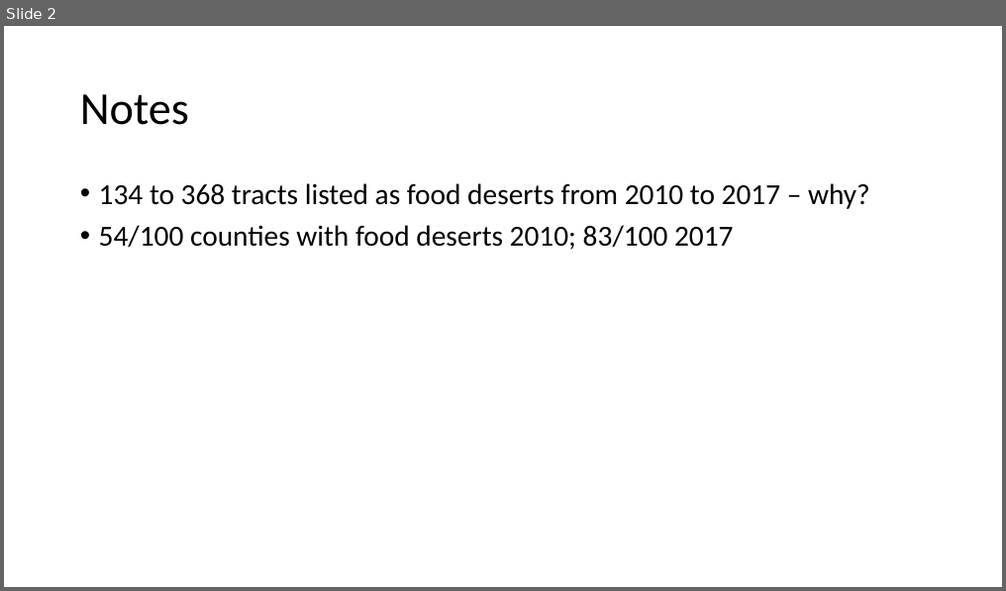
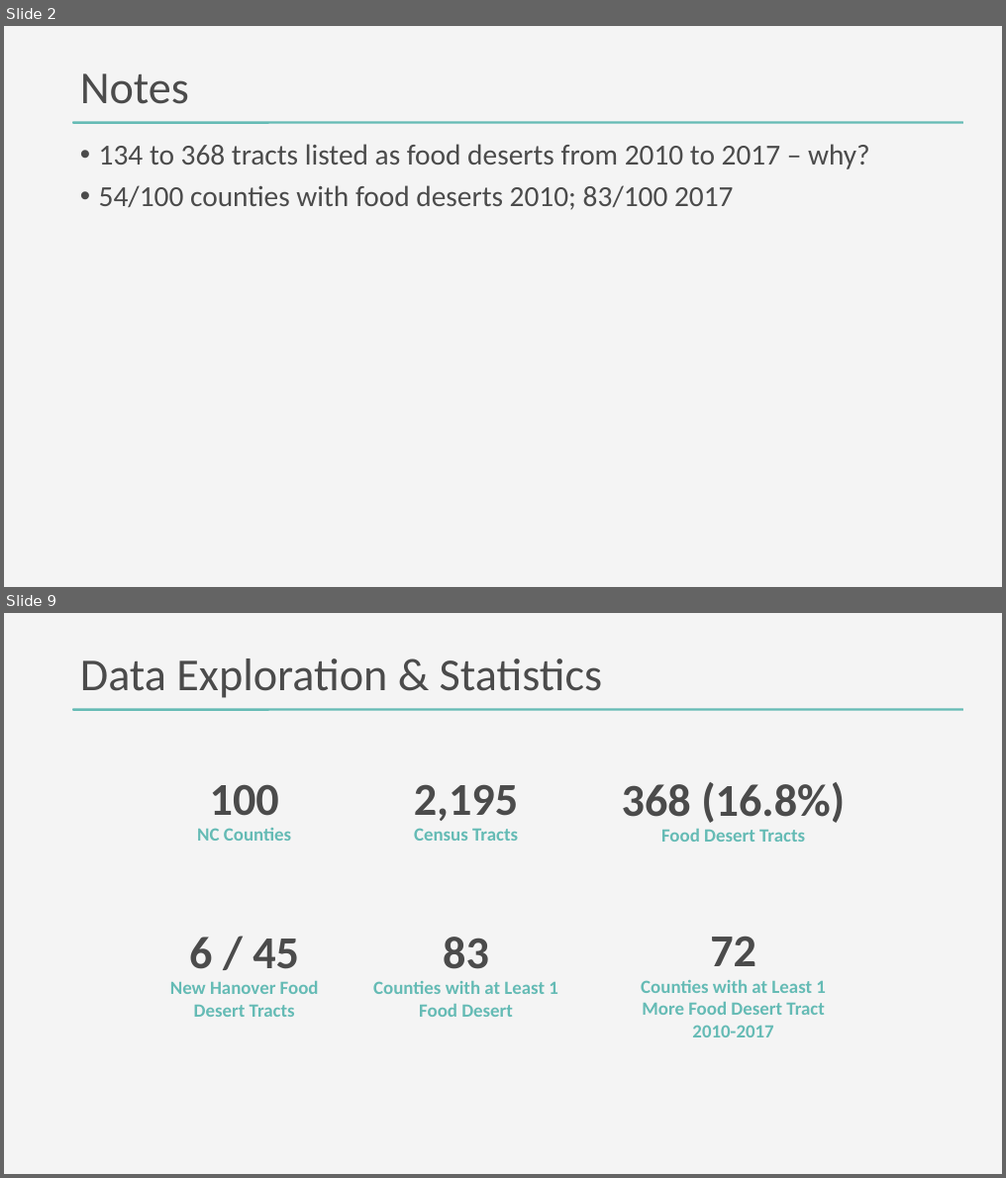
Before and after one commit to DanteHaywood/cfc_ds_screen, a slide deck: doc/2020_11_25_cfc_ds_technical_screen_haywood.pptx. Shown one above the other, each under a label of ours: slide 2 before the commit, slides 2 and 9 after it; the slides between them are not shown. The pictures are 1006x591 and 1006x1178 pixels, drawn with LibreOffice and Linux fonts; fonts in the diff are those of the drawing. Boxes give left, top, right and bottom in pixels: in the first picture for what was removed or moved away, otherwise in the second. Text is boxed around its words. In the diff, an @@ line names an element or a change of style, - is before the commit and + after.

```diff
--- a/doc/2020_11_25_cfc_ds_technical_screen_haywood.pptx
+++ b/doc/2020_11_25_cfc_ds_technical_screen_haywood.pptx
@@ slide 9 added at [4, 613, 1002, 1174], background #F4F4F4; not listed: 1 template element that a slide beside it also shows @@
@@ title added at [80, 659, 602, 698], 44 pt, text #4B4B4B @@
+Data Exploration & Statistics
@@ group added at [170, 782, 845, 1038]: 12 texts @@
+100
+NC Counties
+2,195
+Census Tracts
+368 (16.8%)
+Food Desert Tracts
+83
+Counties with at Least 1 Food Desert
+6 / 45
+New Hanover Food Desert Tracts
+72
+Counties with at Least 1 More Food Desert Tract 2010-2017
@@ slide 2 changed as well @@
@@ background #FFFFFF to #F4F4F4 @@
@@ title "Notes" at [80, 74, 189, 104]: text colour #000000 to #4B4B4B @@
@@ text "134 to 368 tracts listed ...": place and size @@
-text "134 to 368 tracts listed ..." at [99, 183, 870, 250]
+text "134 to 368 tracts listed ..." at [99, 144, 870, 210]
@@ text "134 to 368 tracts listed ..." at [99, 144, 870, 210]: text colour #000000 to #4B4B4B @@
@@ rounded rectangle added at [73, 122, 963, 124], fill #65BBB5 @@
```
Also in this commit, not shown: 1 other slide changed, 20 other slides added, 7 other files.
